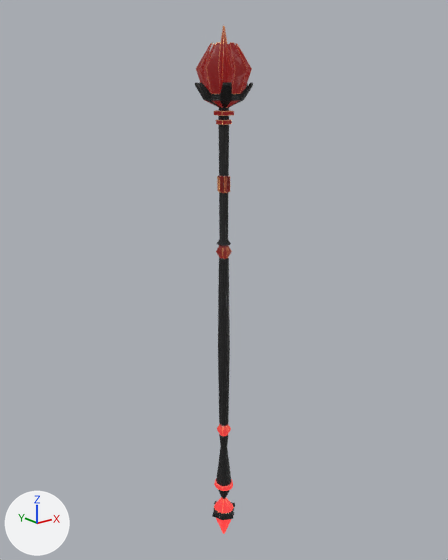
Two versions of the FBX model Odyssey/Assets/Models/Enemy3/M_Sorcerer_Staff.fbx, one commit apart.
Before and after are seen from a camera (50 mm lens) standing at (-0.171, -0.214, 0.226) and looking at (0.003, 0.003, 0.139). The lights are fixed; the arrows at lower left show +X, +Y and +Z. Where no turn or scale is listed for an object, it has been applied to the vertices.

The older version as bpy lines, for what is in view:
```python
ob_m_sorcererstaff = bpy.data.objects.new('M_SorcererStaff', me_mesh)
ob_m_sorcererstaff.location = (0.0, 0.0, 0.0)
```
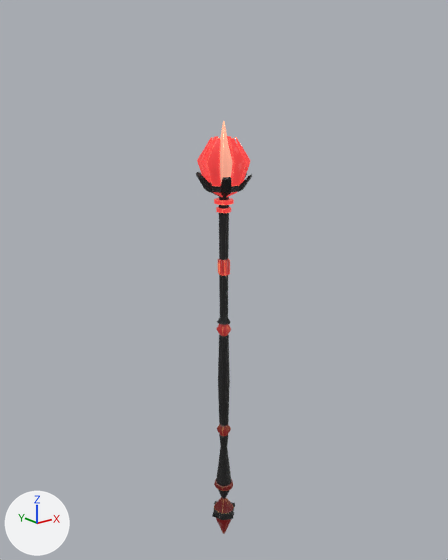
Where the change shows, as pixel boxes [x1, y1, x2, y2] in the pictures (448 x 560 px; the box of a moved part takes in the faces that stretch with it):
'M_SorcererStaff', surface changed, reshaped (19% shorter): before [195, 26, 253, 534]; after [196, 121, 252, 534]
part 1 of me_mesh, moved or reshaped: before [195, 26, 253, 260]; after [196, 121, 252, 337]
part 2 of me_mesh, moved or reshaped: before [218, 259, 230, 425]; after [218, 336, 230, 425]

The change, as a list of edits to the scene's bpy script:
```text
Change mat_t_sorcerer_staff_red:
    where n2 = _N.new('ShaderNodeTexImage'); n2.name = 'Image Texture'
    n2.image: img_m_sorcerer_staff1_t_sorcerer_staff_red_basecolor_png -> img_m_sorcerer_staff_t_sorcerer_staff_red_basecolor_png
    where n3 = _N.new('ShaderNodeTexImage'); n3.name = 'Image Texture.001'
    n3.image: img_m_sorcerer_staff1_t_sorcerer_staff_red_roughness_png -> img_m_sorcerer_staff_t_sorcerer_staff_red_roughness_png
    where n4 = _N.new('ShaderNodeTexImage'); n4.name = 'Image Texture.002'
    n4.image: img_m_sorcerer_staff1_t_sorcerer_staff_red_metallic_png -> img_m_sorcerer_staff_t_sorcerer_staff_red_metallic_png
    where n5 = _N.new('ShaderNodeTexImage'); n5.name = 'Image Texture.003'
    n5.image: img_m_sorcerer_staff1_t_sorcerer_staff_red_emissive_png -> img_m_sorcerer_staff_t_sorcerer_staff_red_emissive_png
    where n6 = _N.new('ShaderNodeTexImage'); n6.name = 'Image Texture.004'
    n6.image: img_m_sorcerer_staff1_t_sorcerer_staff_red_normal_png -> img_m_sorcerer_staff_t_sorcerer_staff_red_normal_png
Change mat_t_sorcerer_staff_flame:
    where n2 = _N.new('ShaderNodeTexImage'); n2.name = 'Image Texture'
    n2.image: img_m_sorcerer_staff1_t_sorcerer_staff_flame_basecolor_png -> img_m_sorcerer_staff_t_sorcerer_staff_flame_basecolor_png
    where n3 = _N.new('ShaderNodeTexImage'); n3.name = 'Image Texture.001'
    n3.image: img_m_sorcerer_staff1_t_sorcerer_staff_flame_roughness_png -> img_m_sorcerer_staff_t_sorcerer_staff_flame_roughness_png
    where n4 = _N.new('ShaderNodeTexImage'); n4.name = 'Image Texture.002'
    n4.image: img_m_sorcerer_staff1_t_sorcerer_staff_flame_metallic_png -> img_m_sorcerer_staff_t_sorcerer_staff_flame_metallic_png
    where n5 = _N.new('ShaderNodeTexImage'); n5.name = 'Image Texture.003'
    n5.image: img_m_sorcerer_staff1_t_sorcerer_staff_flame_emissive_png -> img_m_sorcerer_staff_t_sorcerer_staff_flame_emissive_png
    where n6 = _N.new('ShaderNodeTexImage'); n6.name = 'Image Texture.004'
    n6.image: img_m_sorcerer_staff1_t_sorcerer_staff_flame_normal_png -> img_m_sorcerer_staff_t_sorcerer_staff_flame_normal_png
Change me_mesh:
    where me_mesh.from_pydata(...)  # 588 vertices, 594 faces; spans x -0.012..0.012, y -0.011..0.011, z 0.0..0.249
    me_mesh part 1: all 400 vertices in x -0.012..0.012, y -0.011..0.011, z 0.151..0.249 are moved by (0.0, 0.0, -0.038)
    me_mesh part 2: all 12 vertices in x -0.003..0.003, y -0.003..0.003, z 0.107 are moved by (0.0, 0.0, -0.018)
```
